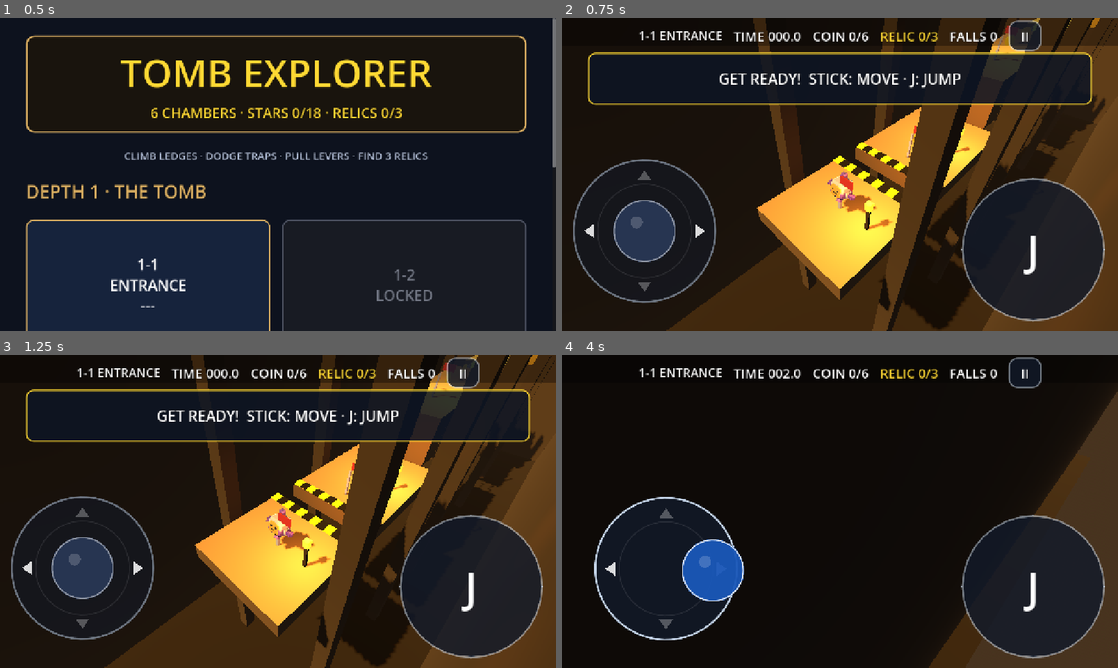
Above: before the commit, frames 1-4 (two rows, left to right).
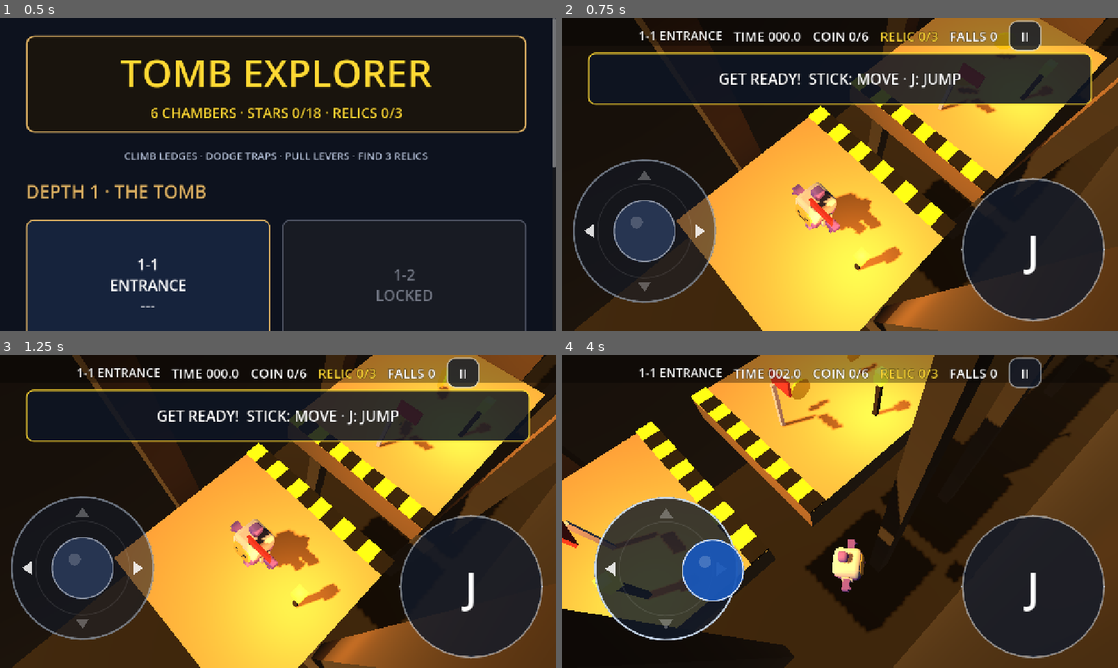
Above: after the commit, the same moments.

Repository: cykgames/006-tomb
Game: Godot game, scene res://LevelSelect.tscn
Two runs of this game, one before a commit and one after it. Both use one fixed random seed, a clock stepped at 60 frames per second and the inputs below. Sound files missing from this copy of the repository are replaced by a short silence.
Inputs (mouse positions are in pixels of both pictures, inside the frame that each line leads up to):
- Up to frame 1 (0.5 s): no input
- Up to frame 2 (0.75 s): click "1-1 ENTRANCE ---" at 0.5 s
- Up to frame 3 (1.25 s): no input
- Up to frame 4 (4 s): click "II" at 1.25 s; click "J" at 2 s; move the mouse to (962, 495) at 2.77 s; hold Right (move_right) 2.78-3.5 s; click (962, 495) at 2.92 s; tap Space (jump) at 3.02 s; drag from (728, 527) to (812, 574) at 3.52 s

Frame 1 is identical in both runs. In frame 2, 42% of the frame differs, in the area x 2-100%, y 0-100%; in frame 3, 41%; in frame 4, 52%, in the area x 0-100%, y 0-100%.

Commit message:
camera: overhead tomb view (pitch 52->66 deg, fov 60->52)
P1 composition pass on A54 screenshots: the lit floor and the yellow/black
hazard edging are readable, dark ceiling void drops 36% -> 20%, character
detail (red bar, face) is visible instead of a silhouette.

Diff:
--- a/CameraRig.gd
+++ b/CameraRig.gd
@@ -8,8 +8,8 @@
 var _look := Vector3.ZERO
 var _initialized := false
 
-const OFFSET := Vector3(6.5, 9.0, 6.5)
-const LOOK_AHEAD := Vector3(0, 0.8, 0)
+const OFFSET := Vector3(2.4, 8.0, 1.3)
+const LOOK_AHEAD := Vector3(0, 0.5, -1.03)
 const FOLLOW_K := 5.0
 
 
--- a/Main.tscn
+++ b/Main.tscn
@@ -27,7 +27,7 @@
 
 [node name="CameraRig" type="Camera3D" parent="."]
 transform = Transform3D(1, 0, 0, 0, 1, 0, 0, 0, 1, 6.5, 10.5, 3.5)
-fov = 60.0
+fov = 52.0
 script = ExtResource("4")
 
 [node name="Audio" type="Node" parent="."]
